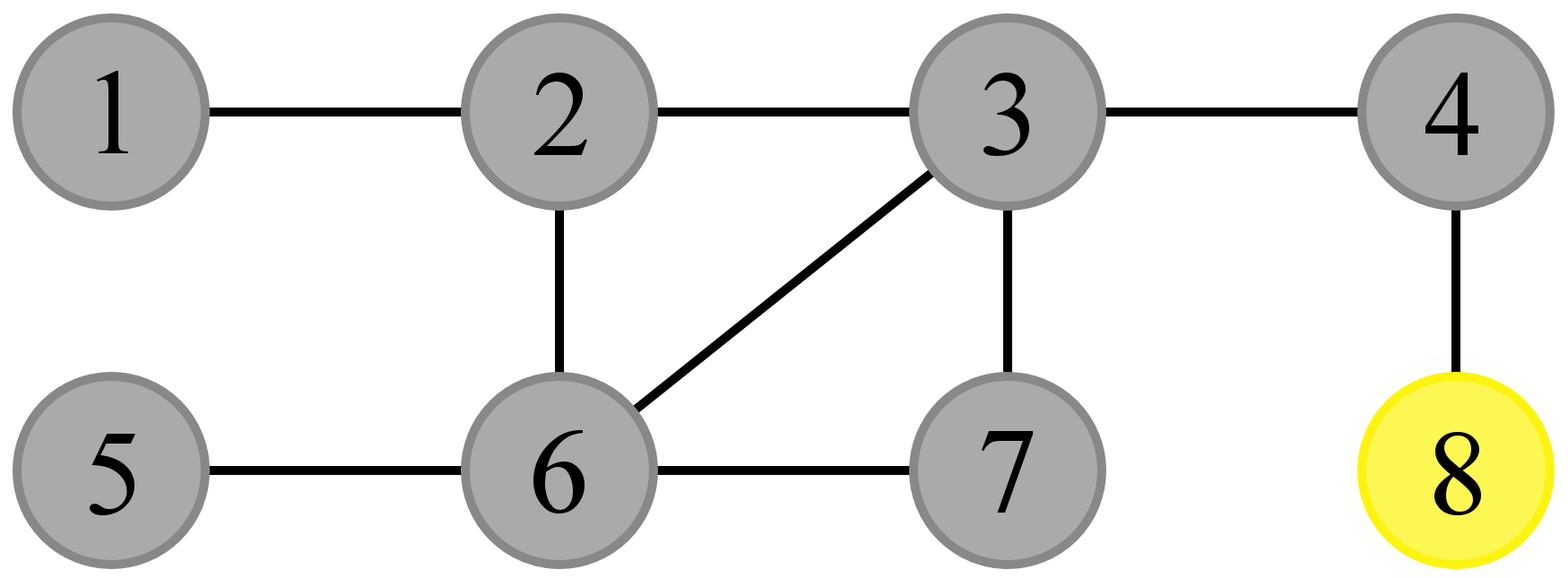
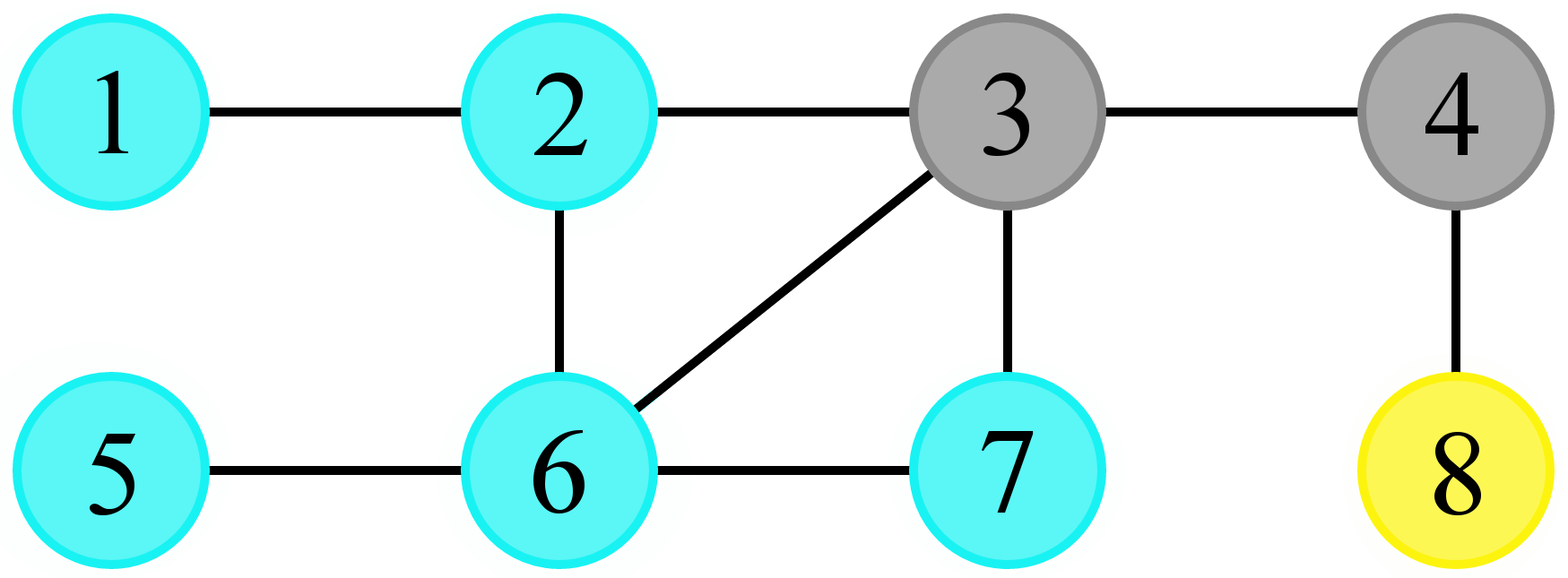
Comparing the layer stacks of the two 1568px x 578px images. Changes:
added layer "Pasted Layer #5" above "Pasted Layer #4" over box(12, 13, 1107, 570)
added layer "Pasted Layer #4" above "Pasted Layer #3" over box(12, 13, 1107, 570)
added layer "Pasted Layer #3" above "Pasted Layer #2" over box(12, 13, 1107, 570)
